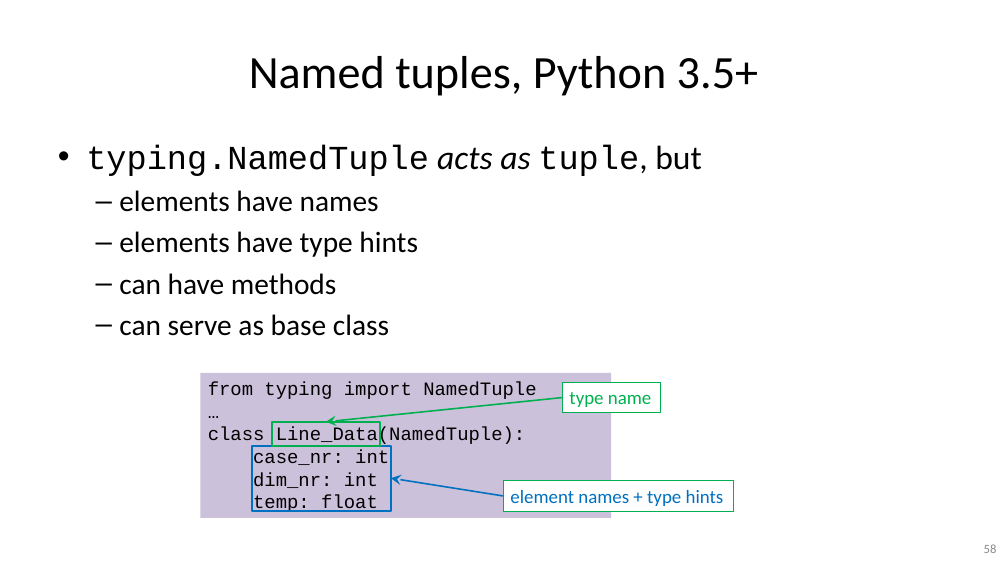
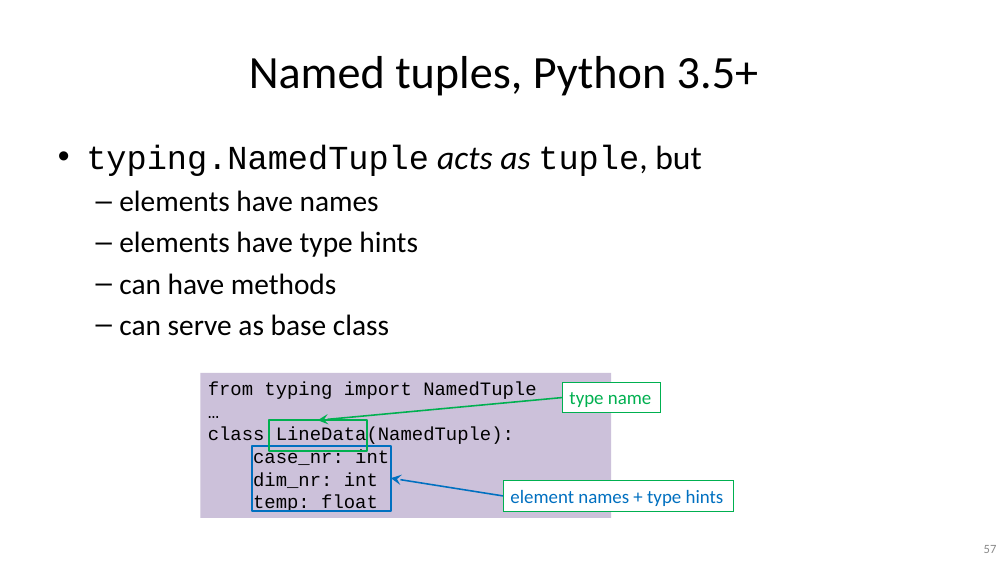
Before and after one commit to gjbex/Python-for-programmers, a slide deck: slide 57 of python_for_programmers.pptx (slide 58 before the commit). Drawn at 1008x567 pixels with LibreOffice and Linux fonts; fonts in the diff are those of the drawing. Boxes give left, top, right and bottom in pixels: in the first picture for what was removed or moved away, otherwise in the second. Text is boxed around its words. In the diff, an @@ line names an element or a change of style, - is before the commit and + after.

```diff
--- a/python_for_programmers.pptx
+++ b/python_for_programmers.pptx
@@ arrow moved from (562, 398) - (326, 422) to (562, 398) - (318, 420) @@
@@ text in rectangle at (208,427,514,446): text changed @@
-class Line_Data(NamedTuple):
+class LineData(NamedTuple):
@@ rectangle: place and size @@
-rectangle at (272,422,380,445)
+rectangle at (268,420,367,451)
@@ page number at (984,545,997,553): text changed @@
-58
+57
```
Also in this commit, not shown: 18 other slides changed.
